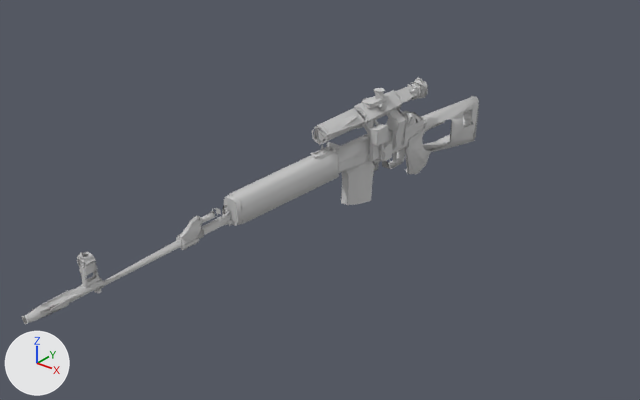
One commit to the FBX model client/assets/svd.fbx: the scene before it, then after it.
Before and after are seen from a camera (50 mm lens) standing at (0.00354, -0.00483, 0.0031) and looking at (0.00003, -0.00045, 0.00038). Arrows for +X, +Y and +Z are at lower left; the lights stay in place. Where no turn or scale is listed for an object, it has been applied to the vertices.

Objects in the first picture: 'Glass', 'PSO', 'SVD', 'SVD_Mag'.
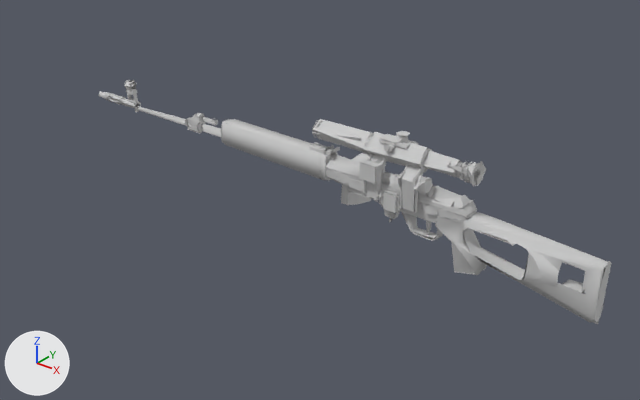
The change in detail:
Object 'Glass' (ob_glass) turns from (0, 0, 0) to (0, 0, -90) degrees about x, y and z.
Object 'SVD' (ob_svd) turns from (0, 0, 0) to (0, 0, -90) degrees about x, y and z.
Object 'PSO' (ob_pso) turns from (0, 0, 0) to (0, 0, -90) degrees about x, y and z.

Changed parts and their boxes [x1, y1, x2, y2] in the pictures (640 x 400 px):
'SVD', turned: before [21, 96, 479, 324]; after [99, 80, 612, 325]
'PSO', turned: before [312, 77, 428, 162]; after [312, 119, 486, 213]
'Glass', turned: before [315, 83, 422, 143]; after [316, 121, 469, 180]
'SVD_Mag', unchanged, covered by the edit: before [341, 162, 373, 205]; after [341, 153, 371, 205]
